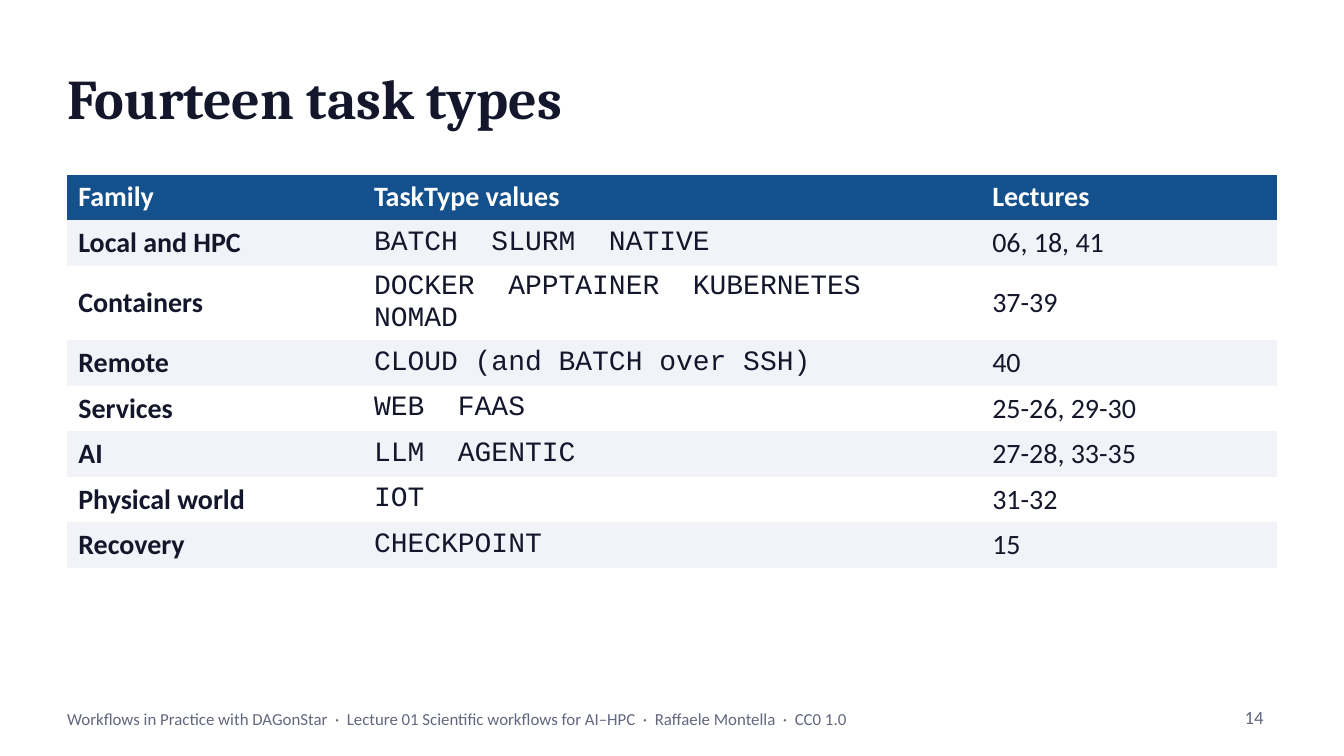
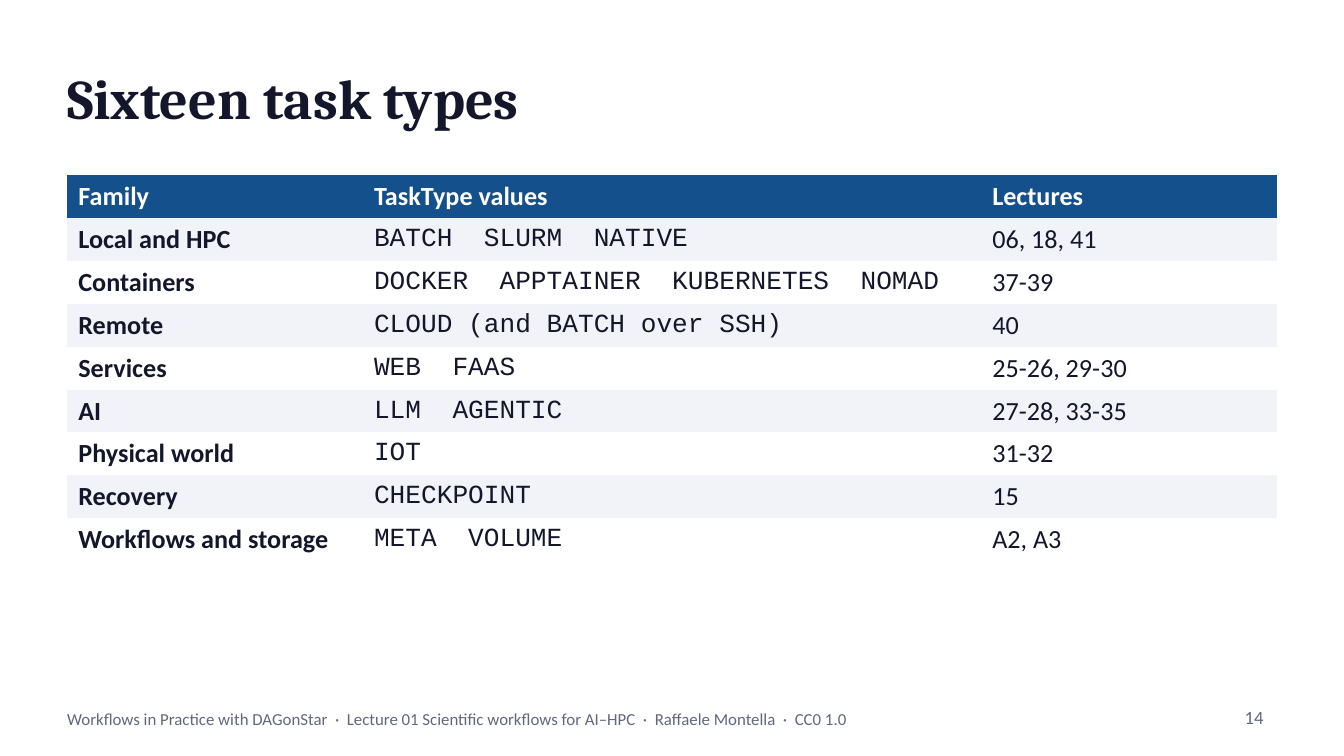
Before and after one commit to DagOnStar/DAGonStar-in-Practice, a slide deck: slide 14 of en/lectures/01-DAGonStar-Scientific_workflows_for_AI_HPC.pptx. Drawn at 1344x756 pixels with LibreOffice and Linux fonts; fonts in the diff are those of the drawing. Boxes give left, top, right and bottom in pixels: in the first picture for what was removed or moved away, otherwise in the second. Text is boxed around its words. In the diff, an @@ line names an element or a change of style, - is before the commit and + after.

```diff
--- a/en/lectures/01-DAGonStar-Scientific_workflows_for_AI_HPC.pptx
+++ b/en/lectures/01-DAGonStar-Scientific_workflows_for_AI_HPC.pptx
@@ title at [67,80,518,131]: text changed @@
-Fourteen task types
+Sixteen task types
@@ table at [67,175,1277,557] @@
+row 9: Workflows and storage | META VOLUME | A2, A3
```
Also in this commit, not shown: 9 other files.
